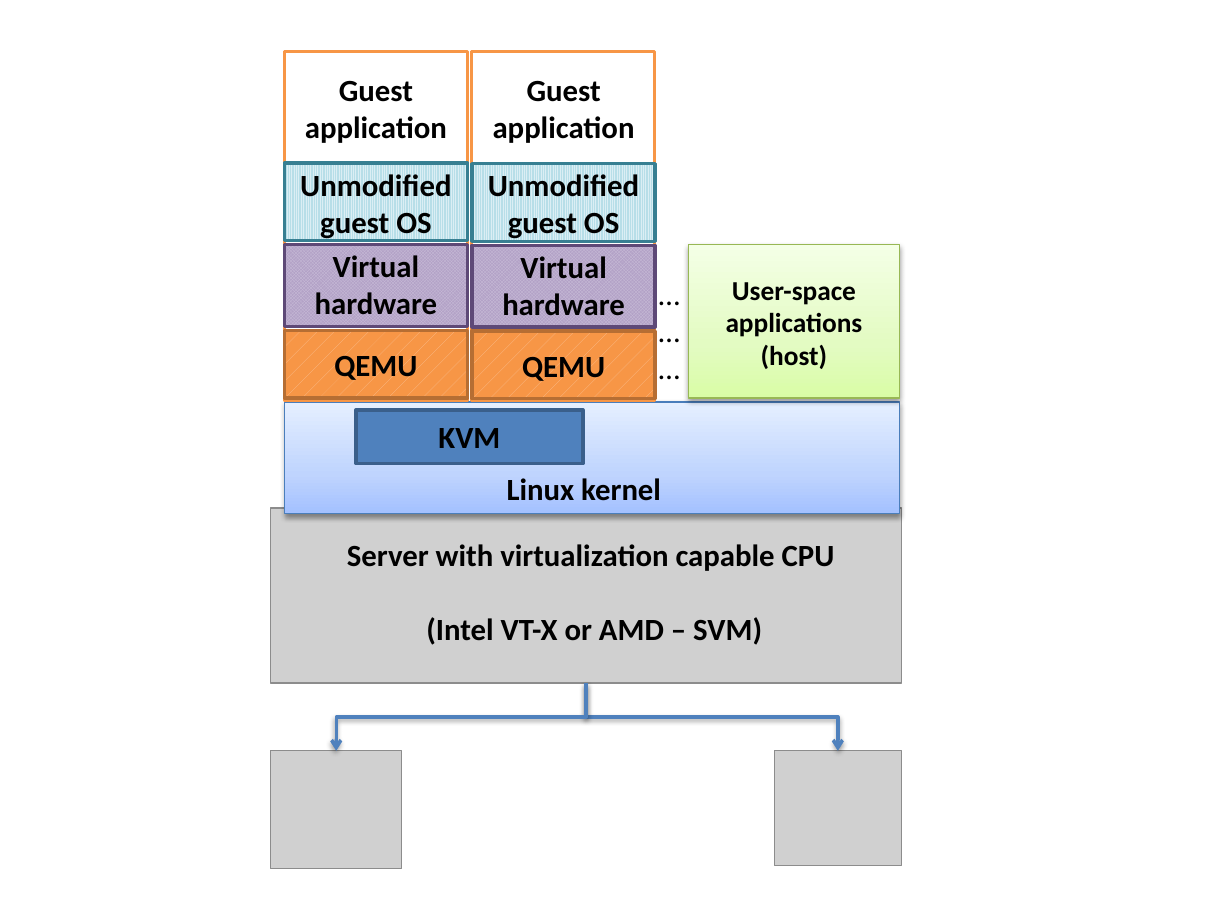
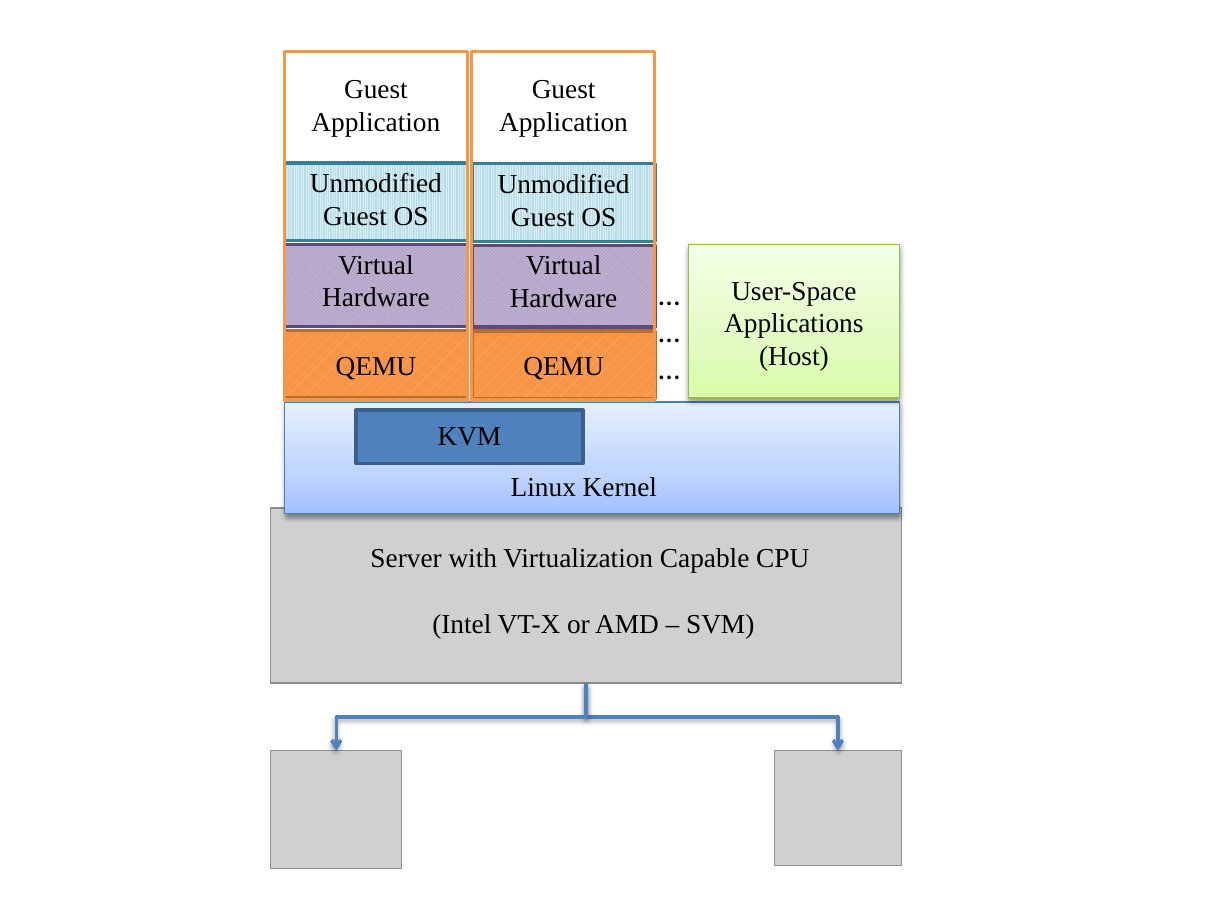
Before and after one commit to aravindhsampath/virtualizing-Intelligent-River, a slide deck: slide 5 of thesis_pictures.pptx. Drawn at 1232x924 pixels with LibreOffice and Linux fonts; fonts in the diff are those of the drawing; grey boxes stand for pictures. Boxes give left, top, right and bottom in pixels: in the first picture for what was removed or moved away, otherwise in the second. Text is boxed around its words. In the diff, an @@ line names an element or a change of style, - is before the commit and + after.

```diff
--- a/thesis_pictures.pptx
+++ b/thesis_pictures.pptx
@@ rectangle at (285,52,468,400): fill #FFFFFF to none @@
@@ rectangle at (472,52,655,400): fill #FFFFFF to none @@
@@ text at (311,80,440,136): text changed; size 18 to 16 pt; font Calibri to Times New Roman; bold off @@
-Guest application
+Guest Application
@@ text at (499,80,628,136): text changed; size 18 to 16 pt; font Calibri to Times New Roman; bold off @@
-Guest application
+Guest Application
@@ text at (310,172,442,226): text changed; size 18 to 16 pt; font Calibri to Times New Roman; bold off @@
-Unmodified guest OS
+Unmodified Guest OS
@@ text at (498,173,630,227): text changed; size 18 to 16 pt; font Calibri to Times New Roman; bold off @@
-Unmodified guest OS
+Unmodified Guest OS
@@ text at (322,255,430,307): text changed; size 18 to 16 pt; font Calibri to Times New Roman; bold off @@
-Virtual hardware
+Virtual Hardware
@@ text at (510,255,618,308): text changed; size 18 to 16 pt; font Calibri to Times New Roman; bold off @@
-Virtual hardware
+Virtual Hardware
@@ text at (724,282,863,370): text changed; font Calibri to Times New Roman; bold off @@
-User-space applications (host)
+User-Space Applications (Host)
@@ size 18 to 16 pt, font Calibri to Times New Roman, bold off in 3 elements at (285,330,468,398), (472,331,655,399), (438,427,502,446) @@
@@ text at (511,477,657,497): text changed; size 18 to 16 pt; font Calibri to Times New Roman; bold off @@
-Linux kernel
+Linux Kernel
@@ text "Server with Virtualization Capable CPU": place and size @@
-text "Server with Virtualization Capable CPU" at (347,544,835,645)
+text "Server with Virtualization Capable CPU" at (370,548,809,638)
@@ text at (370,548,809,572): text changed; size 18 to 16 pt; font Calibri to Times New Roman; bold off @@
-Server with virtualization capable CPU
+Server with Virtualization Capable CPU
@@ text at (432,614,754,638): size 18 to 16 pt, font Calibri to Times New Roman, bold off in "(Intel VT-X or AMD – SVM)" @@
```
Also in this commit, not shown: 6 other slides changed, 41 slides added, 27 other files.
